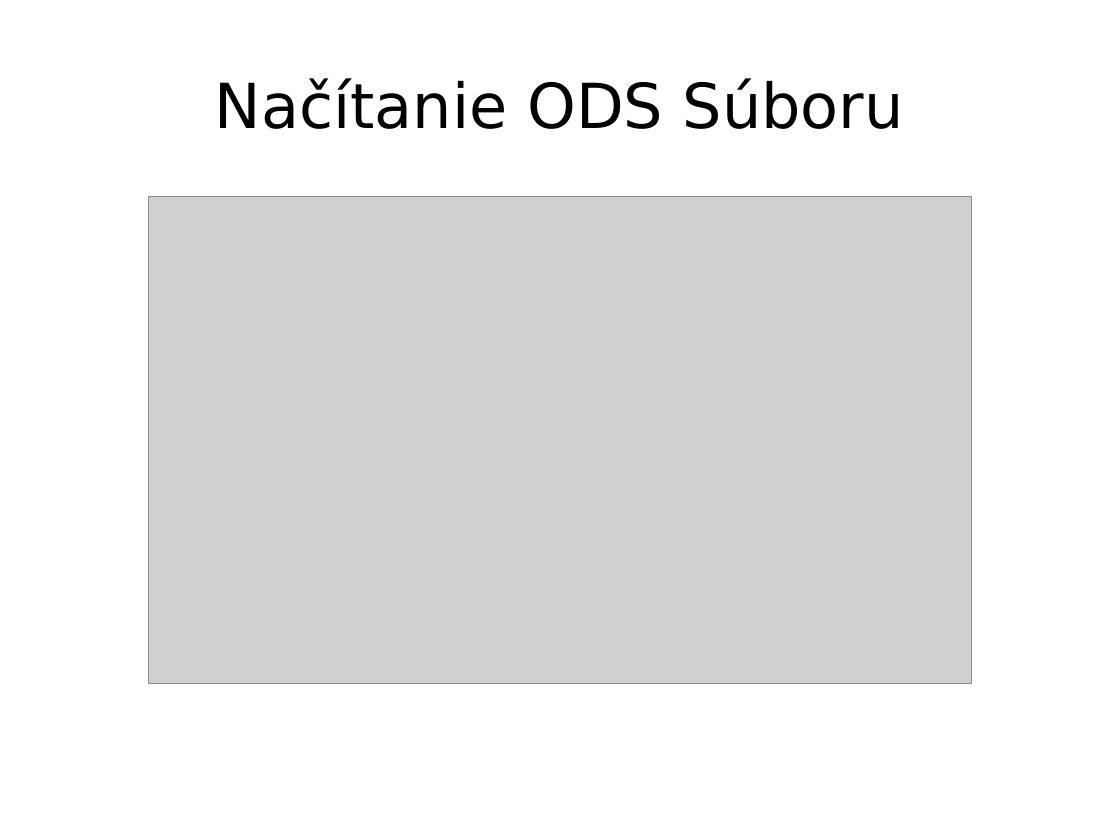
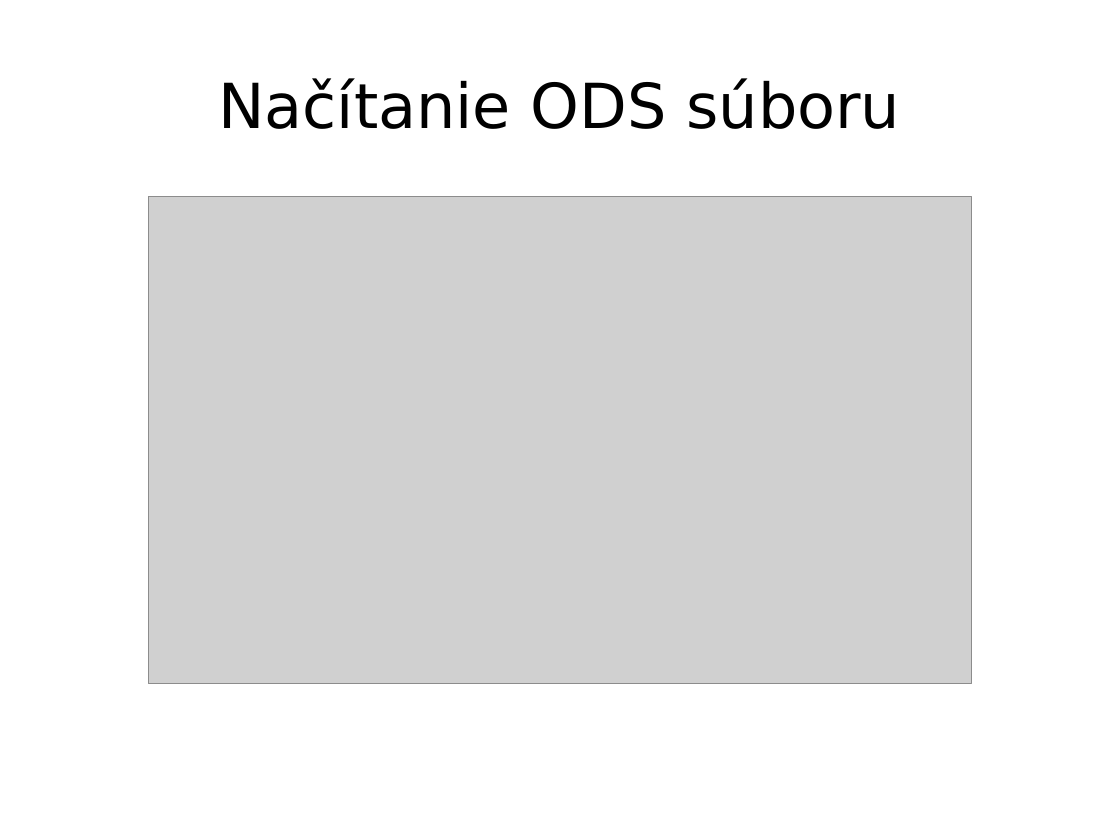
Before and after one commit to pestanko/PB138---Kartoteka, a slide deck: slide 10 of doc/presentation/Prezentacia.pptx. Drawn at 1120x840 pixels with LibreOffice and Linux fonts; fonts in the diff are those of the drawing; grey boxes stand for pictures. Boxes give left, top, right and bottom in pixels: in the first picture for what was removed or moved away, otherwise in the second. Text is boxed around its words. In the diff, an @@ line names an element or a change of style, - is before the commit and + after.

```diff
--- a/doc/presentation/Prezentacia.pptx
+++ b/doc/presentation/Prezentacia.pptx
@@ text at <box>218,78,900,129</box>: text changed @@
-Načítanie ODS Súboru
+Načítanie ODS súboru
```
Also in this commit, not shown: 8 other slides changed, 1 slide removed, 4 other files.
